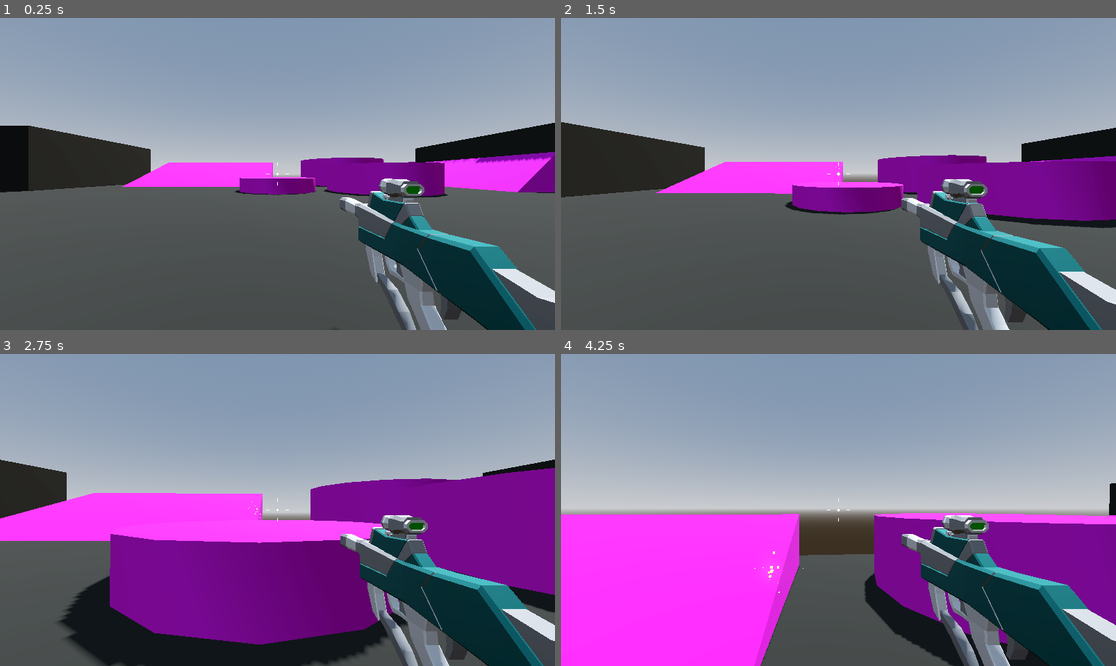
Above: before the commit, frames 1-4 (two rows, left to right).
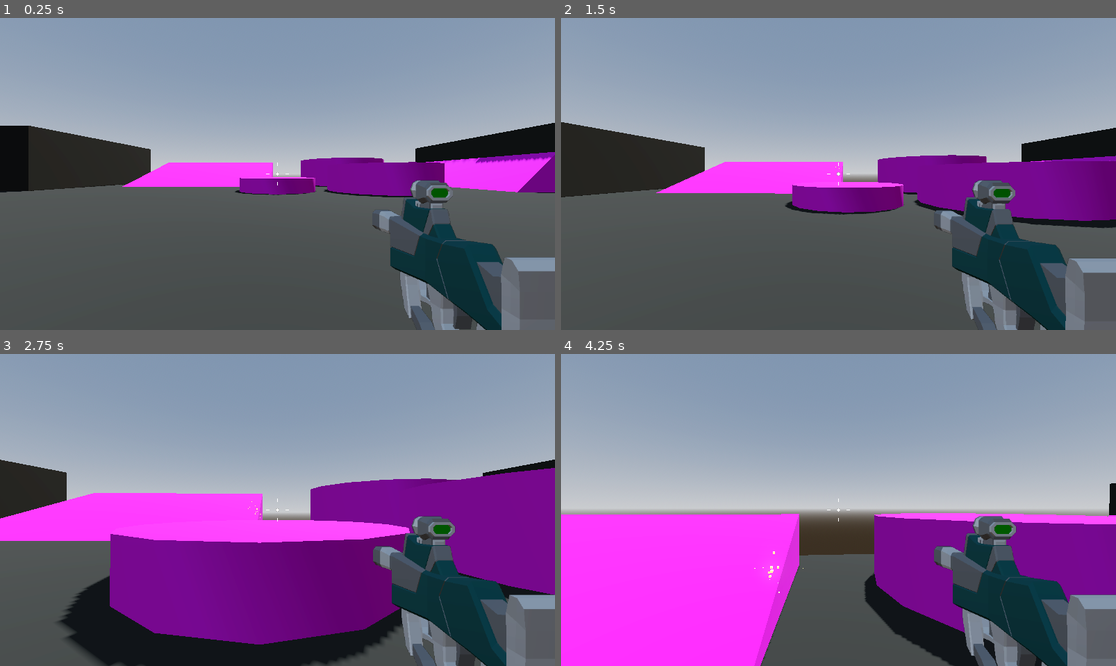
Above: after the commit, the same moments.

Repository: uj404/RoboRampage_FPSGodot
Game: Godot game, scene res://Levels/SandBox.tscn
The game is run twice, just before and just after one commit, with the same random seed, the same clock (stepped at 60 frames per second) and the same inputs.
Inputs (mouse positions are in pixels of both pictures, inside the frame that each line leads up to):
- Up to frame 1 (0.25 s): no input
- Up to frame 2 (1.5 s): tap Enter at 0.5 s; move the mouse to (866, 174) at 0.52 s; press the mouse at (866, 174) at 0.53 s; hold W (move_forward) from 0.53 s (still down); tap Space (jump) at 0.77 s; move the mouse to (810, 174) at 1.27 s; release the mouse at (810, 174) at 1.28 s; click (810, 174) at 1.35 s
- Up to frame 3 (2.75 s): keep holding W (move_forward); tap Space (jump) at 1.52 s; move the mouse to (288, 503) at 2.02 s; press the mouse at (288, 503) at 2.03 s
- Up to frame 4 (4.25 s): keep holding W (move_forward); move the mouse to (832, 516) at 2.77 s; release the mouse at (832, 516) at 2.78 s; click (832, 516) at 2.85 s; tap Space (jump) at 3.02, 3.77 s; move the mouse to (877, 513) at 3.52 s; press the mouse at (877, 513) at 3.53 s

The runs differ from the first frame. In frame 1, 7.4% of the frame differs, in the area x 61-100%, y 51-100%; in frame 2, 7.5%; in frame 3, 8.3%; in frame 4, 8.6%.

Commit message:
subviewport for the gun

Diff:
--- a/Player/player.tscn
+++ b/Player/player.tscn
@@ -24,9 +24,32 @@
 [node name="SmoothCamera" type="Camera3D" parent="CameraPivot" unique_id=311439199]
 transform = Transform3D(1, 0, 0, 0, 1, 0, 0, 0, 1, -0.025, 0.3, 0)
 top_level = true
+cull_mask = 1048573
 script = ExtResource("2_4ntmi")
 
 [node name="SMG" parent="CameraPivot/SmoothCamera" unique_id=620903699 instance=ExtResource("3_gwnis")]
+
+[node name="RemoteTransform3D" type="RemoteTransform3D" parent="CameraPivot/SmoothCamera" unique_id=966242097]
+remote_path = NodePath("../../../SubViewportContainer/SubViewport/WeaponCamera")
+
+[node name="SubViewportContainer" type="SubViewportContainer" parent="." unique_id=1179980580]
+anchors_preset = 15
+anchor_right = 1.0
+anchor_bottom = 1.0
+grow_horizontal = 2
+grow_vertical = 2
+stretch = true
+
+[node name="SubViewport" type="SubViewport" parent="SubViewportContainer" unique_id=1810286579]
+transparent_bg = true
+handle_input_locally = false
+size = Vector2i(1152, 648)
+render_target_update_mode = 4
+
+[node name="WeaponCamera" type="Camera3D" parent="SubViewportContainer/SubViewport" unique_id=1053240747]
+transform = Transform3D(1, 0, 0, 0, 1, 0, 0, 0, 1, -0.025, 0.3, 0)
+cull_mask = 2
+fov = 40.0
 
 [node name="CenterContainer" type="CenterContainer" parent="." unique_id=1844286387]
 anchors_preset = 15
--- a/Weapons/SMG.tscn
+++ b/Weapons/SMG.tscn
@@ -31,10 +31,38 @@
 muzzle_flash = NodePath("MuzzleFlash")
 
 [node name="SMG" parent="." index="1" unique_id=1226561809 instance=ExtResource("2_ops1r")]
-transform = Transform3D(1, 0, 0, 0, 1, 0, 0, 0, 1, 0.7, -0.35, -1)
+transform = Transform3D(1, 0, 0, 0, 1, 0, 0, 0, 1, 0.7, -0.35, -1.8)
+
+[node name="Suppressors_003" parent="SMG" index="0" unique_id=1751031046]
+layers = 2
+
+[node name="Part_024" parent="SMG" index="1" unique_id=388981588]
+layers = 2
+
+[node name="Rail_009" parent="SMG" index="2" unique_id=2002542483]
+layers = 2
+
+[node name="Grip_017" parent="SMG" index="3" unique_id=1313973510]
+layers = 2
+
+[node name="Charger_011" parent="SMG" index="4" unique_id=1003662496]
+layers = 2
+
+[node name="Scope_016" parent="SMG" index="5" unique_id=2078451590]
+layers = 2
+
+[node name="Part_029" parent="SMG" index="6" unique_id=44256045]
+layers = 2
+
+[node name="Part_030" parent="SMG" index="7" unique_id=1572467842]
+layers = 2
+
+[node name="Gun butt_012" parent="SMG" index="8" unique_id=1844871160]
+layers = 2
 
 [node name="MuzzleFlash" type="GPUParticles3D" parent="." index="3" unique_id=955044557]
-transform = Transform3D(1, 0, 0, 0, 1, 0, 0, 0, 1, 0.7, -0.3, -2.13)
+transform = Transform3D(1, 0, 0, 0, 1, 0, 0, 0, 1, 0.7, -0.3, -2.9)
+layers = 2
 material_override = SubResource("StandardMaterial3D_ops1r")
 cast_shadow = 0
 emitting = false
@@ -45,3 +73,5 @@
 local_coords = true
 process_material = SubResource("ParticleProcessMaterial_ops1r")
 draw_pass_1 = SubResource("BoxMesh_ops1r")
+
+[editable path="SMG"]
